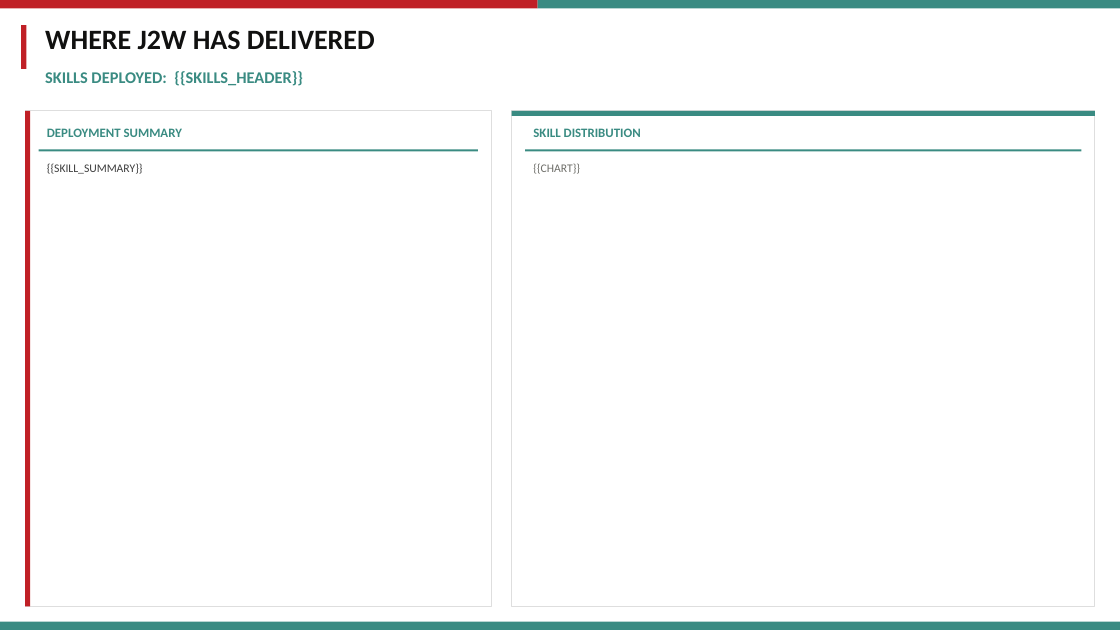
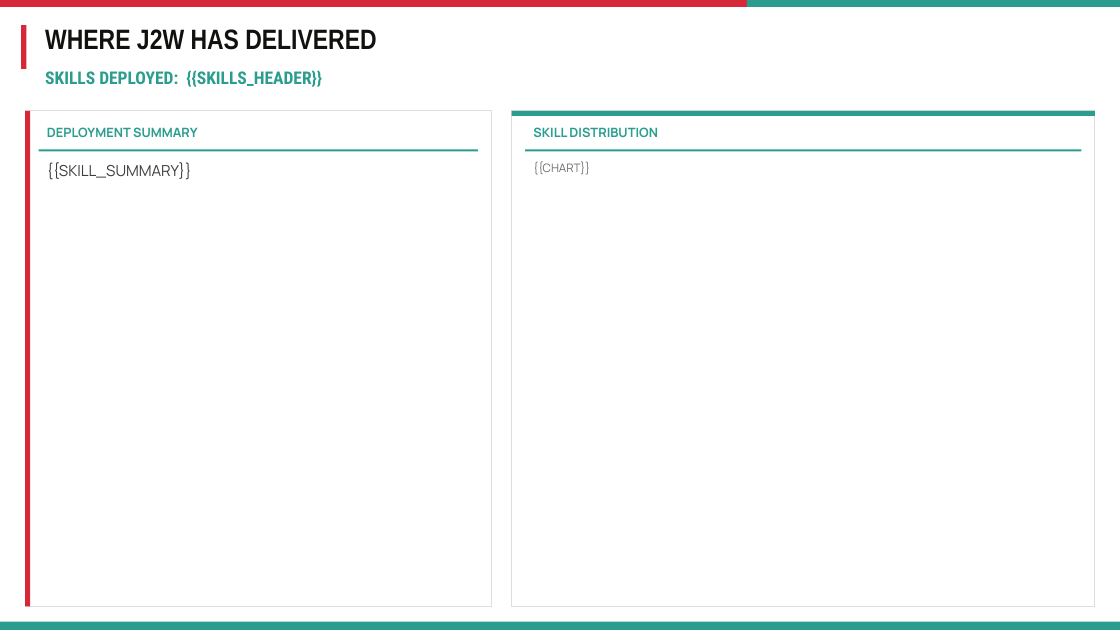
Before and after one commit to athu07/Deck-Engine, a slide deck: slide 1 of data/templates/skills_templates.pptx. Drawn at 1120x630 pixels with LibreOffice and Linux fonts; fonts in the diff are those of the drawing. Boxes give left, top, right and bottom in pixels: in the first picture for what was removed or moved away, otherwise in the second. Text is boxed around its words. In the diff, an @@ line names an element or a change of style, - is before the commit and + after.

```diff
--- a/data/templates/skills_templates.pptx
+++ b/data/templates/skills_templates.pptx
@@ fill #C02026 to #D62839 in 3 elements at (25,111,30,607), (21,25,27,69), (0,0,747,7) @@
@@ rectangle: place and size @@
-rectangle at (0,0,538,8)
+rectangle at (0,0,747,7)
@@ text "WHERE J2W HAS DELIVERED" at (45,29,376,50): font Calibri to Arial Narrow @@
@@ fill #3A8B82 to #2A9D8F in 5 elements at (0,622,1120,630), (39,150,478,151), (512,111,1095,116), (525,150,1081,151), (747,0,1120,7) @@
@@ rectangle: place and size @@
-rectangle at (538,0,1120,8)
+rectangle at (747,0,1120,7)
@@ text "SKILLS DEPLOYED: {{SKILLS_HEADER}}" at (45,70,322,87): size 14 to 15 pt, font Calibri to Roboto Condensed, text colour #3A8B82 to #2A9D8F @@
@@ text "DEPLOYMENT SUMMARY" at (47,127,198,137): font Calibri to Manrope, text colour #3A8B82 to #2A9D8F @@
@@ text "SKILL DISTRIBUTION" at (533,127,658,137): font Calibri to Manrope, text colour #3A8B82 to #2A9D8F @@
@@ text "{{SKILL_SUMMARY}}" at (47,162,192,180): size 10 to 13 pt, font Calibri to Manrope @@
@@ text "{{CHART}}" at (533,162,590,175): font Calibri to Manrope @@
```
Also in this commit, not shown: 3 other slides changed, 18 other files.
